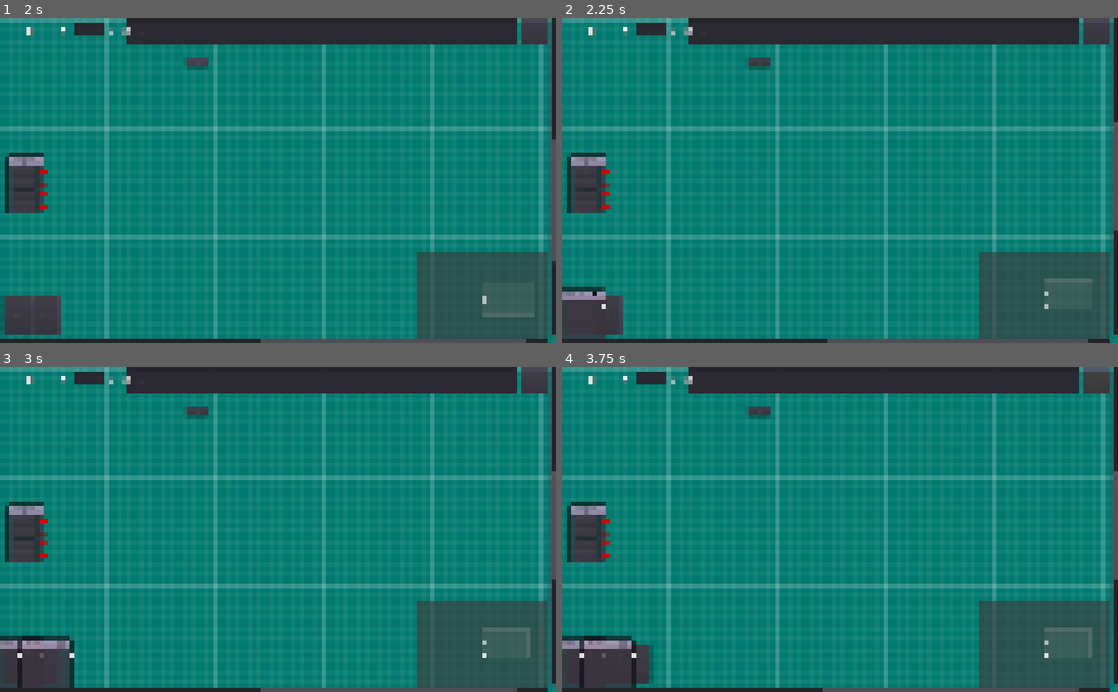
Above: before the commit, frames 1-4 (two rows, left to right).
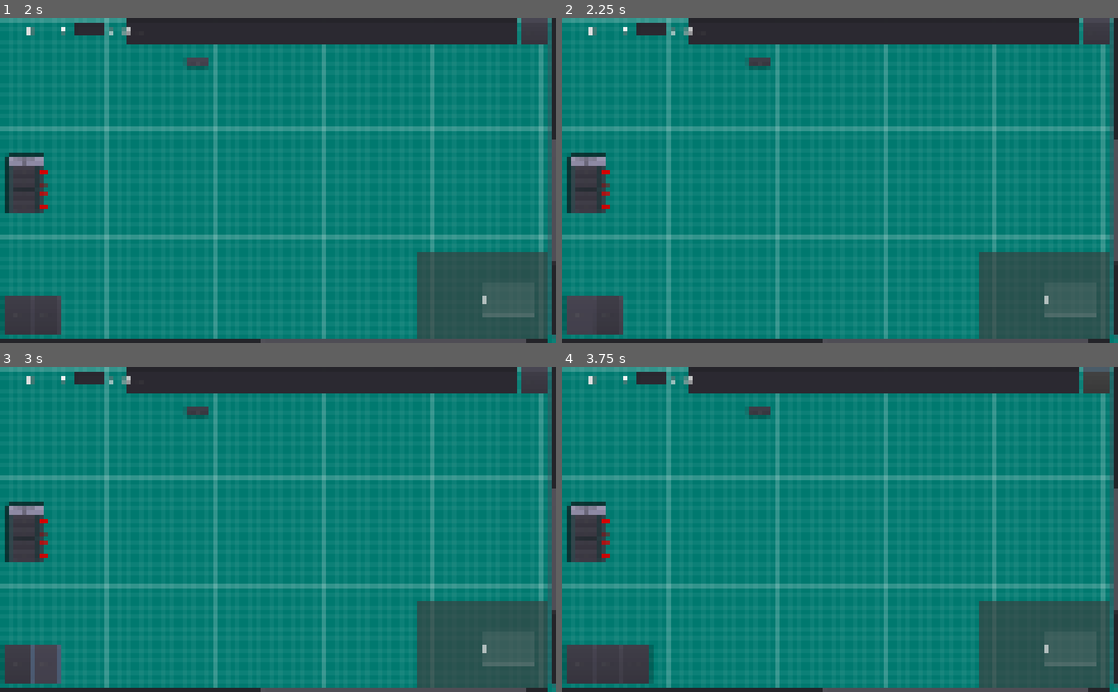
Above: after the commit, the same moments.

Repository: BWalby/LogicGates
Game: Godot game, scene res://Scenes/SandBox.tscn
Same seed, same stepped clock (60 frames per second), same inputs: the game is played once before the commit and once after it.
Inputs (mouse positions are in pixels of both pictures, inside the frame that each line leads up to):
- Up to frame 1 (2 s): click (322, 31) at 0.52 s; type "Alex" at 0.6 s; click "save" at 1.25 s
- Up to frame 2 (2.25 s): click "AND" at 2 s
- Up to frame 3 (3 s): click "NOT" at 2.75 s
- Up to frame 4 (3.75 s): click "Add" at 3.5 s

Frame 1 is identical in both runs. In frame 2, 0.9% of the frame differs, in the area x 0-100%, y 32-100%; in frame 3, 1.7%; in frame 4, 1.4%.
Error after the commit: Parse Error: A non-void function must return a value in all possible paths. (res://Scripts/Components/ComponentController.gd:109)

Commit message:
Refactor to split type defs and components into separate files.

Diff:
--- a/SandBox.gd
+++ b/SandBox.gd
@@ -2,7 +2,6 @@
 
 const GRAPH_NODE = preload("res://Scenes/CustomGraphNode.tscn")
 const GRAPH_NODE_CLOSE_EVENT = "graph_node_close"
-const SAVE_FILE_PATH = "user://data.save"
 
 onready var add_gate_button = $AddDefinitionHBox/AddDefinitionButton
 onready var gate_name_line_edit = $AddDefinitionHBox/DefinitionNameLineEdit
@@ -26,7 +25,7 @@
 func load_persisted_data() -> void:
 	# remove each node in node group: n.queue_free(), so when populated via load, we don't double up
 	TreeHelper.remove_persisted_nodes()
-	ComponentController.load(SAVE_FILE_PATH)
+	ComponentController.load()
 
 func _on_type_definition_added(type_definition: ComponentTypeDefinition) -> void:
 	pass
@@ -101,15 +100,12 @@
 	add_child(node)
 	return node
 
-func save_persisted_nodes() -> void:
-	ComponentController.save(SAVE_FILE_PATH)
-
 func _on_GraphEdit_tree_exiting():
 	# child nodes seem to already be leaving the tree in this event
 	print("_on_GraphEdit_tree_exiting")
 
 func _on_SaveButton_pressed():
-	save_persisted_nodes()
+	ComponentController.save()
 
 func _on_GraphEdit_disconnection_request(from, from_slot, to, to_slot):
 #	self.right_disconnects
--- a/Scripts/Components/ComponentController.gd
+++ b/Scripts/Components/ComponentController.gd
@@ -2,8 +2,9 @@
 
 var type_definitions: Dictionary = {}
 var components: Dictionary = {}
-var load_strategy = LoadStrategy.new()
-var save_strategy = SaveStrategy.new()
+
+const components_file_path = "user://components.save"
+const type_definitions_file_path = "user://defs.save"
 const and_definition_name = "AND"
 const not_definition_name = "NOT"
 const pass_through_definition_name = "PASS_THROUGH_"
@@ -37,24 +38,36 @@
 	if components.erase(component.uid):
 		emit_signal("component_removed", component)
 
-func load(file_path: String) -> void:
-	var dictionaries = Persistence.load_dictionaries(file_path)
-	# todo: split dictionaries to defs and components
-	load_definitions(dictionaries)
-	load_components(dictionaries)
+func load() -> void:
+	var type_defs_dict = Persistence.load_dictionaries(type_definitions_file_path)
+	var components_dict = Persistence.load_dictionaries(components_file_path)
+
+	load_definitions(type_defs_dict)
+	load_components(components_dict)
 
 func load_definitions(dictionaries: Array) -> void:
 	for dictionary in dictionaries:
 		var definition = load_definition(dictionary)
 		add_definition(definition)
 
+func load_definition(strategy: ComponentTypeDefinitionLoadStrategy, dict: Dictionary) -> ComponentTypeDefinition:
+	validate_definition_dictionary(dict)
+	return strategy.load(dict)
+
 func load_components(dictionaries: Array) -> void:
+	var strategy = LoadStrategy.new()
 	for dictionary in dictionaries:
-		var component = load_component(dictionary)
+		var component = load_component(strategy, dictionary)
 		add_component(component)
 
 	for component in self.components.values():
 		resolve_input_steps(component)
+
+func load_component(strategy: LoadStrategy, dict: Dictionary) -> Component:
+	validate_component_dictionary(dict)
+	var type_def_uid = strategy.load_type_def_uid(dict)
+	var type_def = get_type_definition(Enums.ComponentType.GATE, type_def_uid)
+	return strategy.load(dict, type_def)
 
 func resolve_input_steps(component: Component):
 	var input_steps = []
@@ -71,17 +84,6 @@
 	for key in keys_to_validate:
 		assert(dict.has(key), "ComponentTypeDefinition key missing: '%s'" % key)
 
-func load_definition(dict: Dictionary) -> ComponentTypeDefinition:
-	validate_definition_dictionary(dict)
-	var type = dict[ComponentTypeDefinitionDataKeys.component_type_key]
-	var type_uid = dict[ComponentTypeDefinitionDataKeys.uid_key]
-	var name = dict[ComponentTypeDefinitionDataKeys.component_name_key]
-	var predicate_type = dict[ComponentTypeDefinitionDataKeys.component_predicate_type_key]
-	var input_count = dict[ComponentTypeDefinitionDataKeys.component_input_count_key]
-	var output_count = dict[ComponentTypeDefinitionDataKeys.component_output_count_key]
-
-	return ComponentTypeDefinition.new(type, predicate_type, input_count, output_count, name, type_uid)
-
 func validate_component_dictionary(dict: Dictionary) -> void:
 	# todo: add keys to validate
 	var keys_to_validate = [
@@ -96,21 +98,22 @@
 	for key in keys_to_validate:
 		assert(dict.has(key), "Component key missing {_}".format(key))
 
-func load_component(dict: Dictionary) -> Component:
-	validate_component_dictionary(dict)
-	var type_def_uid = load_strategy.load_type_def_uid(dict)
-	var type_def = get_type_definition(Enums.ComponentType.GATE, type_def_uid)
-	return load_strategy.load(dict, type_def)
+func save() -> void:
+	var type_defs_dict = generate_type_definition_dictionaries()
+	var components_dict = generate_component_dictionaries()
+	# TODO: use real versioning
+	var version = "1.0.0"
+	Persistence.save_dictionaries(type_definitions_file_path, version, type_defs_dict)
+	Persistence.save_dictionaries(components_file_path, version, components_dict)
 
-func save(file_path: String) -> void:
-	var dictionaries = generate_component_dictionaries()
-	# TODO: use real versioning
-	Persistence.save_dictionaries(file_path, "1.0.0", dictionaries)
+func generate_type_definition_dictionaries() -> Array:
+	var strategy = ComponentTypeDefinitionSaveStrategy.new()
 
 func generate_component_dictionaries() -> Array:
+	var strategy = ComponentSaveStrategy.new()
 	var dictionaries = []
 	for component in self.components.values():
-		dictionaries.append(save_strategy.generate_dict(component))
+		dictionaries.append(strategy.generate_dict(component))
 
 	return dictionaries
 
@@ -127,7 +130,6 @@
 		_:
 			assert(true, "Unsupported type definition UID")
 			return null
-
 
 func get_type_definition_by_name(type_def_name: String) -> ComponentTypeDefinition:
 	for key in type_definitions:
--- a/Scripts/Components/ComponentTypeDefinitionDataKeys.gd
+++ b/Scripts/Components/ComponentTypeDefinitionDataKeys.gd
@@ -1,5 +1,5 @@
+class_name ComponentTypeDefinitionDataKeys
 extends Object
-class_name ComponentTypeDefinitionDataKeys
 
 const component_type_key := "type"
 const uid_key := "uid"
@@ -7,3 +7,11 @@
 const component_predicate_type_key := "predicate_type"
 const component_input_count_key := "input_count"
 const component_output_count_key := "output_count"
+
+const data_keys = [component_type_key,
+                    uid_key,
+                    component_name_key,
+                    component_predicate_type_key,
+                    component_input_count_key,
+                    component_output_count_key
+                  ]
--- a/Scripts/Persistence/ComponentTypeDefinitionLoadStrategy.gd
+++ b/Scripts/Persistence/ComponentTypeDefinitionLoadStrategy.gd
@@ -1,5 +1,12 @@
+class_name ComponentTypeDefinitionLoadStrategy
 extends Object
-class_name ComponentTypeDefinitionLoadStrategy
 
-func load(data: Dictionary, node: Node) -> void:
-	populate_node_from_data(data, node)
+func load(dict: Dictionary) -> ComponentTypeDefinition:
+	var type = dict[ComponentTypeDefinitionDataKeys.component_type_key]
+	var type_uid = dict[ComponentTypeDefinitionDataKeys.uid_key]
+	var name = dict[ComponentTypeDefinitionDataKeys.component_name_key]
+	var predicate_type = dict[ComponentTypeDefinitionDataKeys.component_predicate_type_key]
+	var input_count = dict[ComponentTypeDefinitionDataKeys.component_input_count_key]
+	var output_count = dict[ComponentTypeDefinitionDataKeys.component_output_count_key]
+
+	return ComponentTypeDefinition.new(type, predicate_type, input_count, output_count, name, type_uid)
--- a/Scripts/Persistence/ComponentTypeDefinitionSaveStrategy.gd
+++ b/Scripts/Persistence/ComponentTypeDefinitionSaveStrategy.gd
@@ -1,19 +1,10 @@
 extends Object
 class_name ComponentTypeDefinitionSaveStrategy
-
-const data_keys = [
-	ComponentTypeDefinitionDataKeys.component_name_key,
-	ComponentTypeDefinitionDataKeys.uid_key,
-	ComponentTypeDefinitionDataKeys.component_type_key,
-	ComponentTypeDefinitionDataKeys.component_predicate_type_key,
-	ComponentTypeDefinitionDataKeys.component_input_count_key,
-	ComponentTypeDefinitionDataKeys.component_output_count_key
-]
 
 static func generate_data_dict(definition: ComponentTypeDefinition) -> Dictionary:
 	var dict = { }
 
-	for key in data_keys:
+	for key in ComponentTypeDefinitionDataKeys.data_keys:
 		dict[key] = definition[key]
 
 	return dict
--- a/Scripts/Persistence/DataKeys.gd
+++ b/Scripts/Persistence/DataKeys.gd
@@ -1,4 +1,4 @@
-class_name DataKeys
+extends Node
 
 const id_key := "id" # works as a title in the UI component
 const uid_key := "uid"
@@ -7,13 +7,13 @@
 const pos_y_key := "pos_y"
 const type_definition_uid_key = "type_definition_uid"
 
-var auto_generate_data_keys = [
+const auto_generate_data_keys = [
 	id_key,
 	uid_key,
 	input_uids_key
 ]
 
-var data_keys = auto_generate_data_keys + [
+const data_keys = auto_generate_data_keys + [
   type_definition_uid_key,
   pos_x_key,
   pos_y_key
--- a/Scripts/Persistence/SaveStrategy.gd
+++ b/Scripts/Persistence/SaveStrategy.gd
@@ -1,5 +1,5 @@
 extends Object
-class_name SaveStrategy
+class_name ComponentSaveStrategy
 
 static func generate_dict(component: Component) -> Dictionary:
   var dict = {}
--- a/project.godot
+++ b/project.godot
@@ -63,11 +63,6 @@
 "class": "CustomGraphNodeLoadStrategy",
 "language": "GDScript",
 "path": "res://Scripts/Persistence/CustomGraphNodeLoadStrategy.gd"
-}, {
-"base": "Reference",
-"class": "DataKeys",
-"language": "GDScript",
-"path": "res://Scripts/Persistence/DataKeys.gd"
 }, {
 "base": "Object",
 "class": "Enums",
@@ -146,7 +141,6 @@
 "ComponentTypeDefinitionSaveStrategy": "",
 "CustomGraphNode": "",
 "CustomGraphNodeLoadStrategy": "",
-"DataKeys": "",
 "Enums": "",
 "Gate": "",
 "GraphBuilder": "",
@@ -174,6 +168,7 @@
 TreeHelper="*res://Scripts/TreeUtilities/TreeHelper.gd"
 GatePredicateHelper="*res://Scripts/Gates/GatePredicateHelper.gd"
 ComponentFactory="*res://Scripts/Components/ComponentFactory.gd"
+DataKeys="*res://Scripts/Persistence/DataKeys.gd"
 ComponentController="*res://Scripts/Components/ComponentController.gd"
 
 [editor_plugins]
